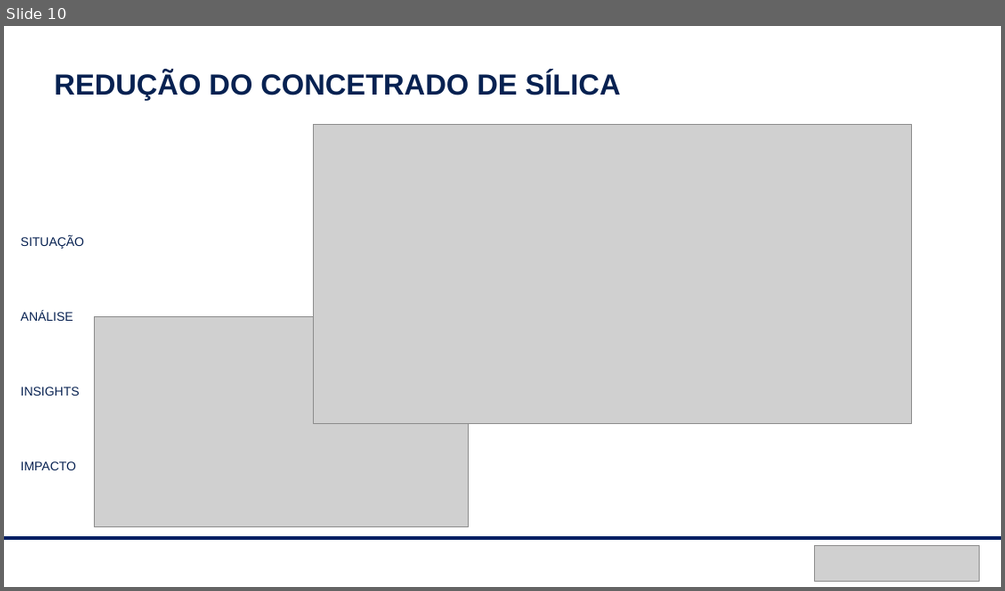
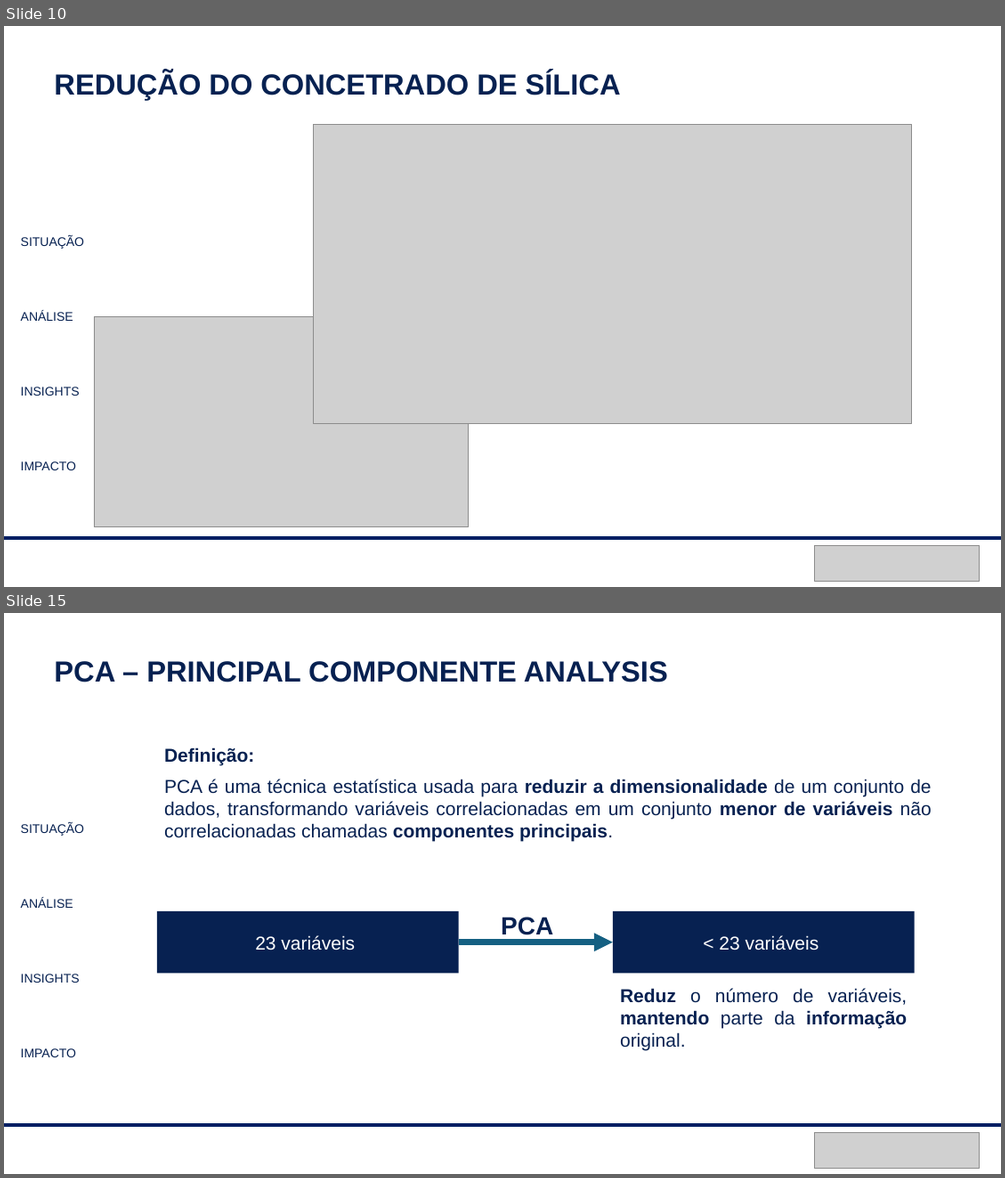
Before and after one commit to peixotoigor/aignosi-internship-datascience-challenge, a slide deck: Apresentacao/EDA_ore_mining.pptx. Shown one above the other, each under a label of ours: slide 10 before the commit, slides 10 and 15 after it; the slides between them are not shown. The pictures are 1005x591 and 1005x1178 pixels, drawn with LibreOffice and Linux fonts; fonts in the diff are those of the drawing; grey boxes stand for pictures. Boxes give left, top, right and bottom in pixels: in the first picture for what was removed or moved away, otherwise in the second. Text is boxed around its words. In the diff, an @@ line names an element or a change of style, - is before the commit and + after.

```diff
--- a/Apresentacao/EDA_ore_mining.pptx
+++ b/Apresentacao/EDA_ore_mining.pptx
@@ slide 15 added at [4,613,1001,1174], background #FFFFFF @@
@@ text added at [54,661,668,682], 28 pt, text #072151, bold @@
+PCA – PRINCIPAL COMPONENTE ANALYSIS
@@ text added at [164,747,254,765], 18 pt, text #072151, bold @@
+Definição:
@@ text added at [164,779,931,842], 18 pt, text #072151 @@
+PCA é uma técnica estatística usada para reduzir a dimensionalidade de um conjunto de dados, transformando variáveis correlacionadas em um conjunto menor de variáveis não correlacionadas chamadas componentes principais.
@@ text added at [21,823,84,1057], 12 pt, text #072151 @@
+SITUAÇÃO
+ANÁLISE
+INSIGHTS
+IMPACTO
@@ rectangle added at [157,911,459,973], fill #072151, 18 pt, text #FFFFFF @@
+23 variáveis
@@ text added at [501,916,553,935], 24 pt, text #072151, bold @@
+PCA
@@ rectangle added at [613,911,914,973], fill #072151, 18 pt, text #FFFFFF @@
+< 23 variáveis
@@ arrow added from (459, 942) to (613, 942), #156082 6 pt @@
@@ text added at [620,988,907,1051], 18 pt, text #072151 @@
+Reduz o número de variáveis, mantendo parte da informação original.
@@ line added from (4, 1126) to (1001, 1126), #001F63 3 pt @@
@@ picture added at [815,1132,979,1167] @@
```
Also in this commit, not shown: 4 slides changed, 6 other slides added, 4 slides removed, 1 other file.
